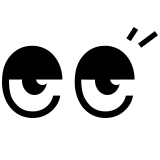
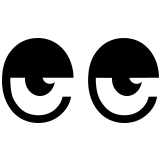
Revision of a layered (160, 160) image; what changed, layer by layer:
removed layer "Rectangle 1 copy" over [126, 27, 139, 42]
removed layer "Rectangle 1" over [138, 31, 158, 48]
painted on "ee" over [2, 38, 159, 123]
removed layer "Ellipse 2 copy" from group "r" over [110, 77, 123, 85]
painted on "Ellipse 1 copy", masked it over [95, 62, 142, 96]
removed layer "Ellipse 2" from group "l" over [36, 77, 49, 85]
painted on "Ellipse 1", masked it over [22, 77, 55, 96]
